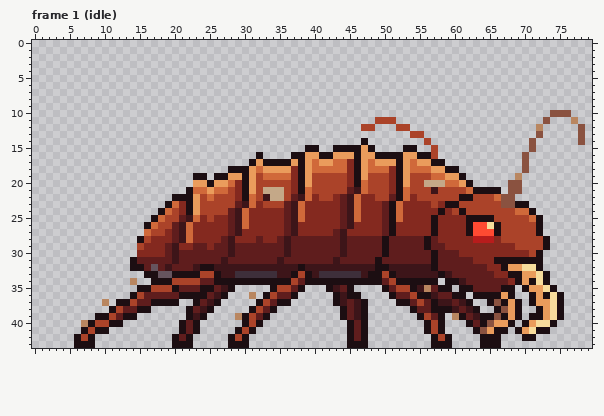
Pixel-art file: assets/source/characters/scatterer/brood/brood-01.ase. The picture above is the old version.
80x44 pixels, 16 frames. Shown: frame 1 (idle). The commit also changed other frames, which this record leaves out.
New version:
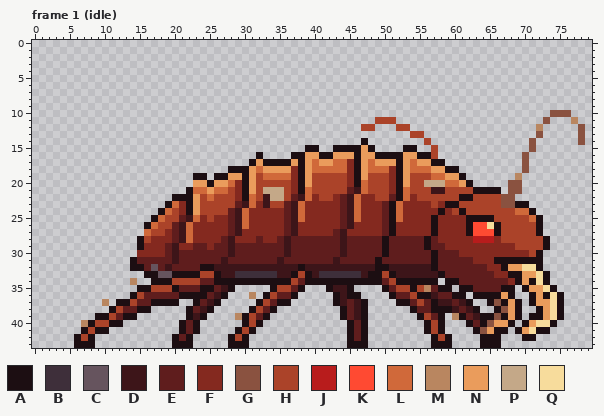
Palette (. is transparent): A #1c0e12  B #3e2f3a  C #66545e  D #3d1519  E #5f1d1d  F #84291f  G #8a5240  H #ab4329  J #b81c1c  K #ff4a32  L #d0693a  M #b98660  N #ea9c5c  P #c4a888  Q #f7dc9c
From old to new:
Frame 1 (idle):
The author changed colour H to colour A in row 29 at x 15.
The author changed colour E to colour D in row 35 at x 44.
The author changed colour H to colour D in row 21 at x 58; in row 23 at x 33.
The author changed colour D to colour E in row 32 at x 23; in row 33 at x 59; in row 34 at x 61.
The author changed colour D to colour H in row 35 at x 55.
The author changed colour L to colour H in row 21 at x 62; in row 22 at x 66.
